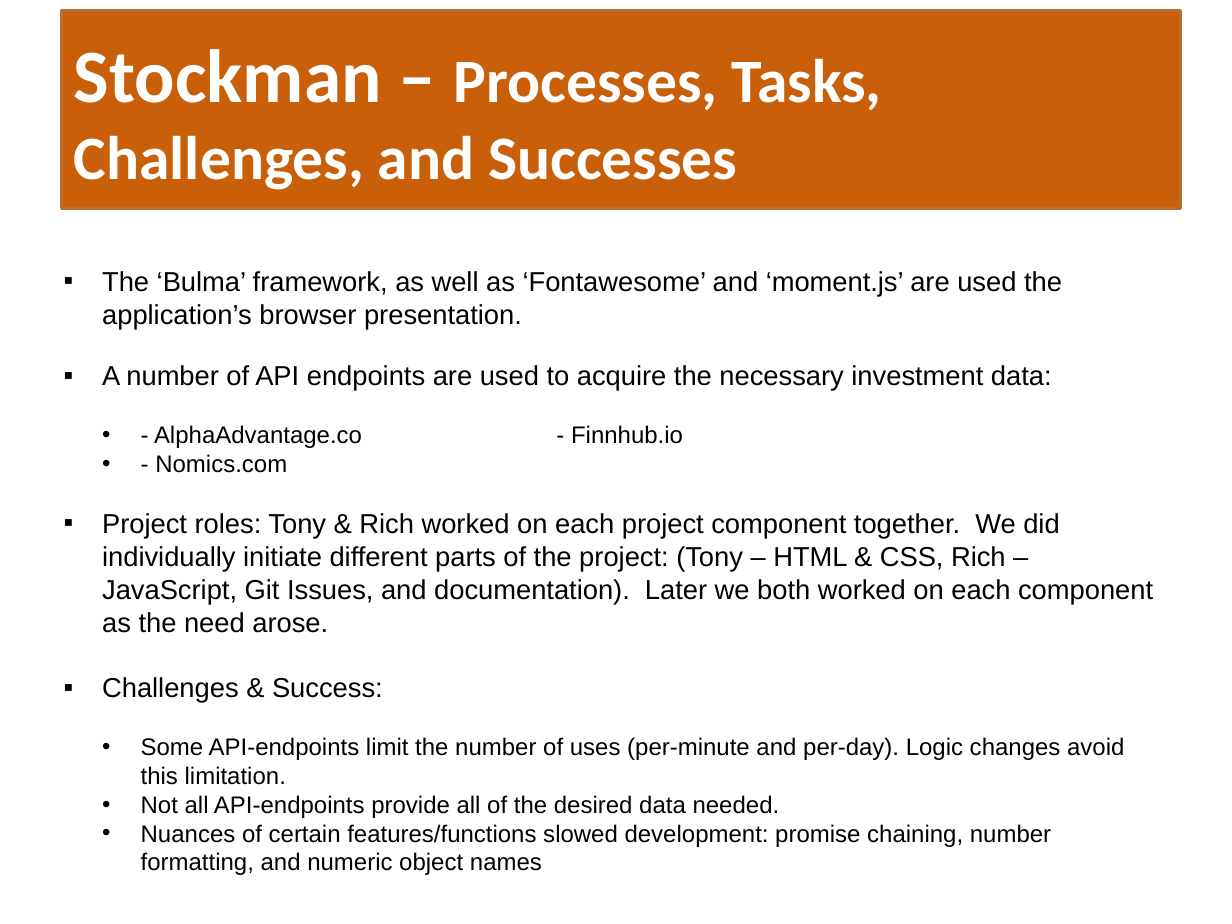
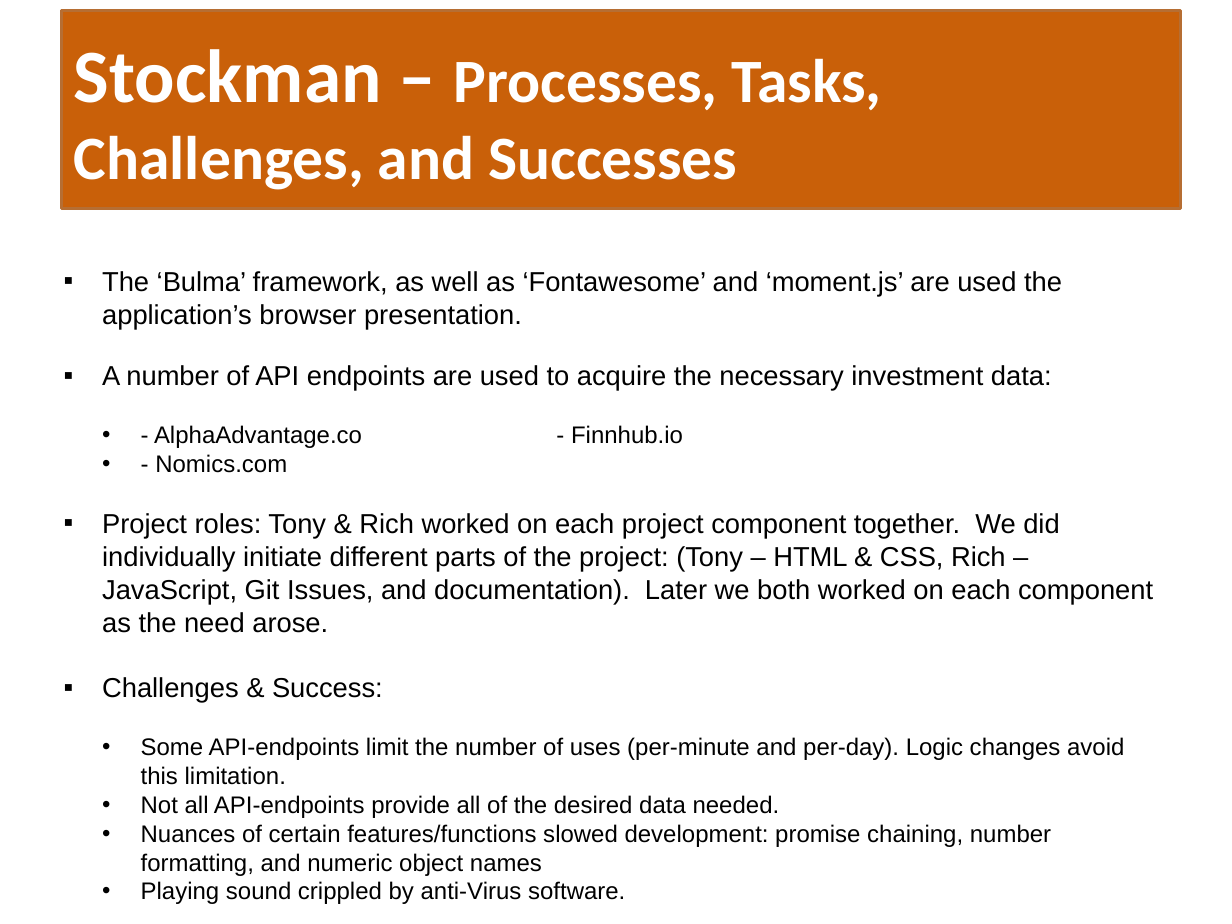
Before and after one commit to tzeuch0922/stock-manager, a slide deck: slide 5 of artifacts/Stockman-Presentation.pptx. Drawn at 1232x924 pixels with LibreOffice and Linux fonts; fonts in the diff are those of the drawing. Boxes give left, top, right and bottom in pixels: in the first picture for what was removed or moved away, otherwise in the second. Text is boxed around its words. In the diff, an @@ line names an element or a change of style, - is before the commit and + after.

```diff
--- a/artifacts/Stockman-Presentation.pptx
+++ b/artifacts/Stockman-Presentation.pptx
@@ text at (x1=141, y1=881, x2=625, y2=904): paragraph added @@
+  • Playing sound crippled by anti-Virus software.
```
Also in this commit, not shown: 2 other slides changed, 1 other file.
